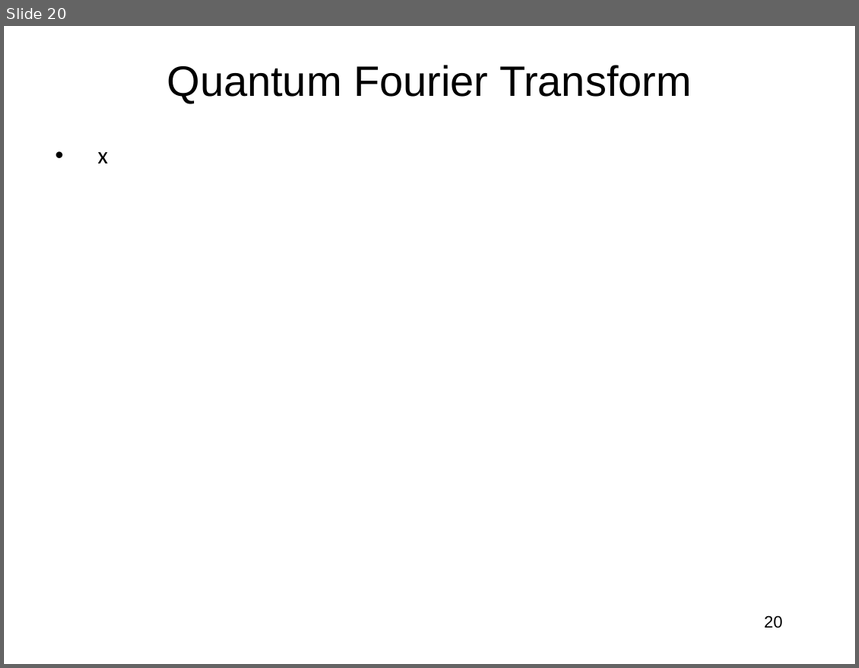
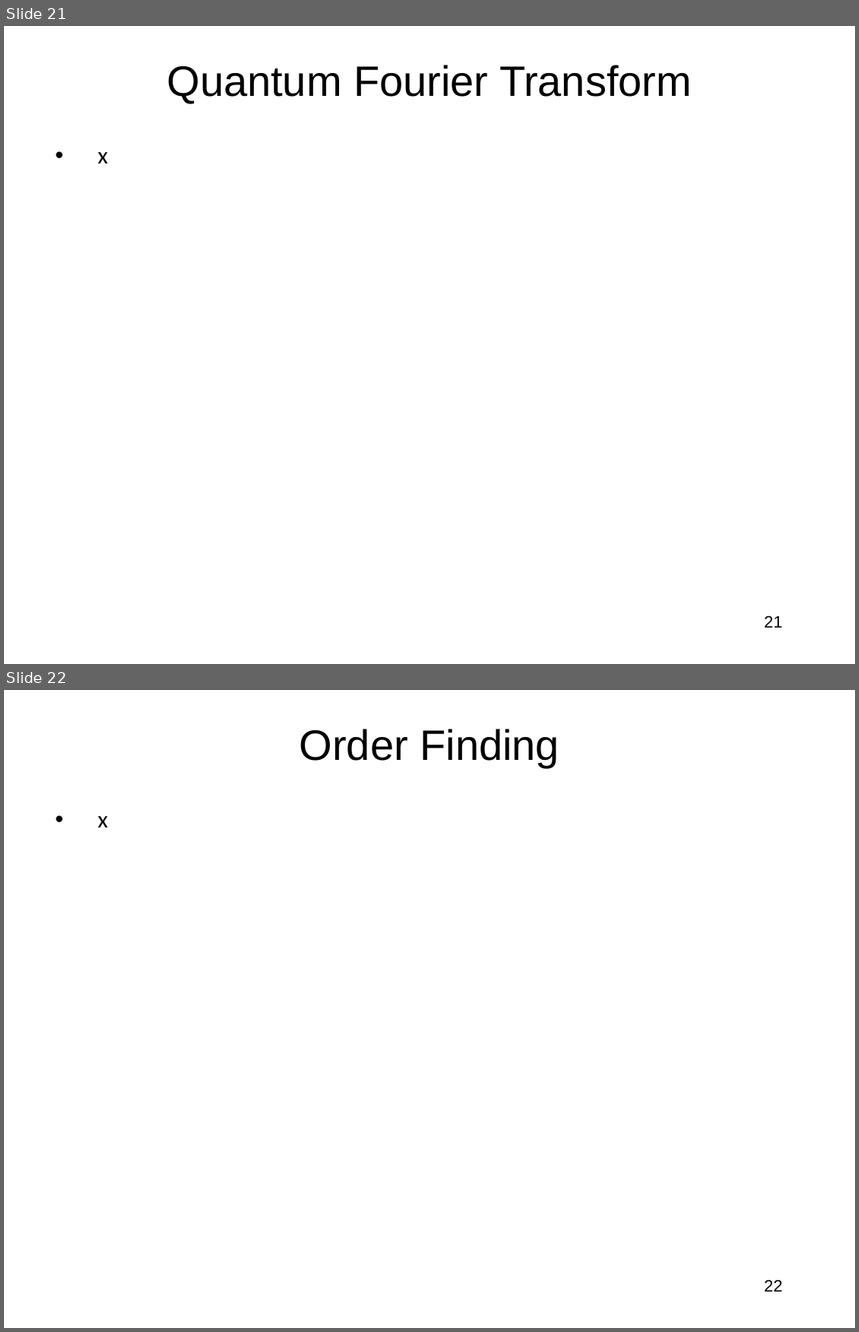
Before and after one commit to jlmucb/class_notes, a slide deck: BerkeleyClass/CS290Spring2013/Lectures/QC.pptx. Shown one above the other, each under a label of ours: slide 20 before the commit, slides 21 and 22 after it. The pictures are 859x668 and 859x1332 pixels, drawn with LibreOffice and Linux fonts; fonts in the diff are those of the drawing. Boxes give left, top, right and bottom in pixels: in the first picture for what was removed or moved away, otherwise in the second. Text is boxed around its words. In the diff, an @@ line names an element or a change of style, - is before the commit and + after.

```diff
--- a/BerkeleyClass/CS290Spring2013/Lectures/QC.pptx
+++ b/BerkeleyClass/CS290Spring2013/Lectures/QC.pptx
@@ slide 22 added at [4, 690, 855, 1328], background #FFFFFF @@
@@ title added at [300, 729, 560, 768], 36 pt, text #000000 @@
+Order Finding
@@ text added at [97, 816, 107, 828], 20 pt, text #000000 @@
+• x
@@ page number added at [764, 1280, 782, 1292], 14 pt, text #000000 @@
+22
@@ what was slide 20 is now slide 21 @@
@@ page number at [764, 616, 782, 628]: text changed @@
-20
+21
```
Also in this commit, not shown: 8 slides changed, 7 other slides added, 3 slides removed.
